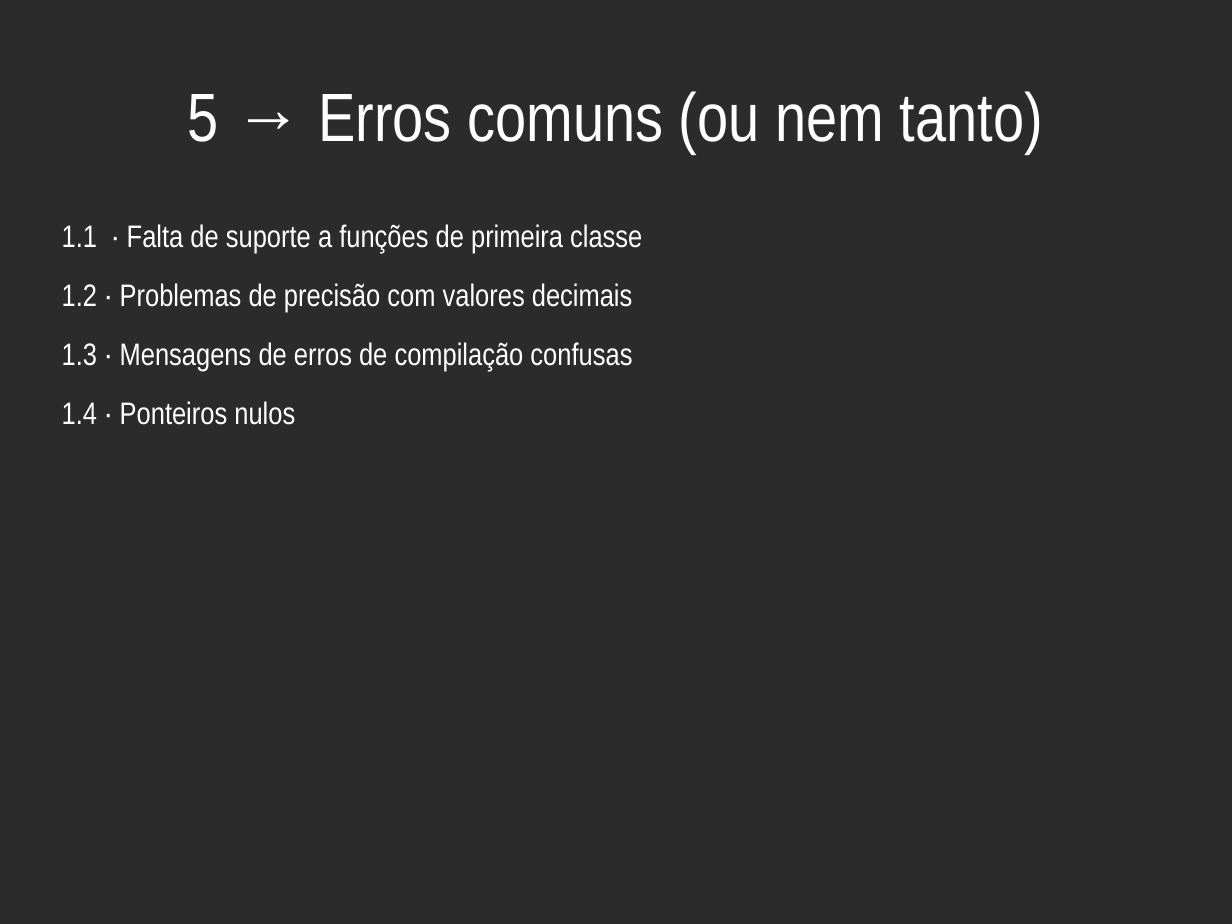
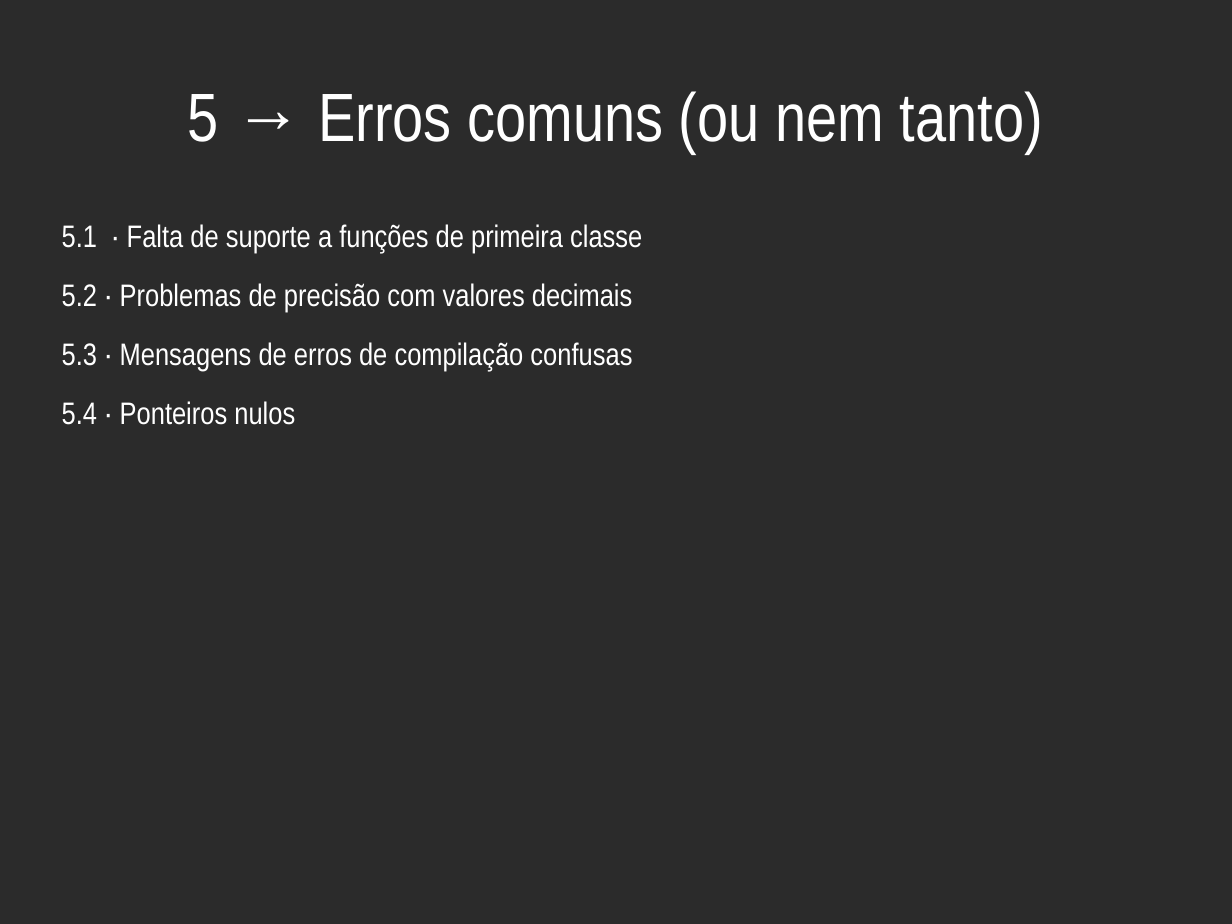
Before and after one commit to haskellcamargo/talks, a slide deck: slide 21 of Bizarrices Just in Time - Como não projetar uma linguagem de programação/Bizarrices Just in Time - Como não projetar uma linguagem de programação.odp (slide 8 before the commit). Drawn at 1232x924 pixels with LibreOffice and Linux fonts; fonts in the diff are those of the drawing; background and template pictures are left out; a plain dark background stands for a picture behind light text. Boxes give left, top, right and bottom in pixels: in the first picture for what was removed or moved away, otherwise in the second. Text is boxed around its words. In the diff, an @@ line names an element or a change of style, - is before the commit and + after.

Commit message:
New talk

```diff
--- a/Bizarrices Just in Time - Como não projetar uma linguagem de programação/Bizarrices Just in Time - Como não projetar uma linguagem de programação.odp
+++ b/Bizarrices Just in Time - Como não projetar uma linguagem de programação/Bizarrices Just in Time - Como não projetar uma linguagem de programação.odp
@@ text at box(62, 224, 642, 425): text changed @@
-1.1 · Falta de suporte a funções de primeira classe
-1.2 · Problemas de precisão com valores decimais
-1.3 · Mensagens de erros de compilação confusas
-1.4 · Ponteiros nulos
+5.1 · Falta de suporte a funções de primeira classe
+5.2 · Problemas de precisão com valores decimais
+5.3 · Mensagens de erros de compilação confusas
+5.4 · Ponteiros nulos
```
Also in this commit, not shown: 4 other slides changed, 21 slides added, 3 other files.
